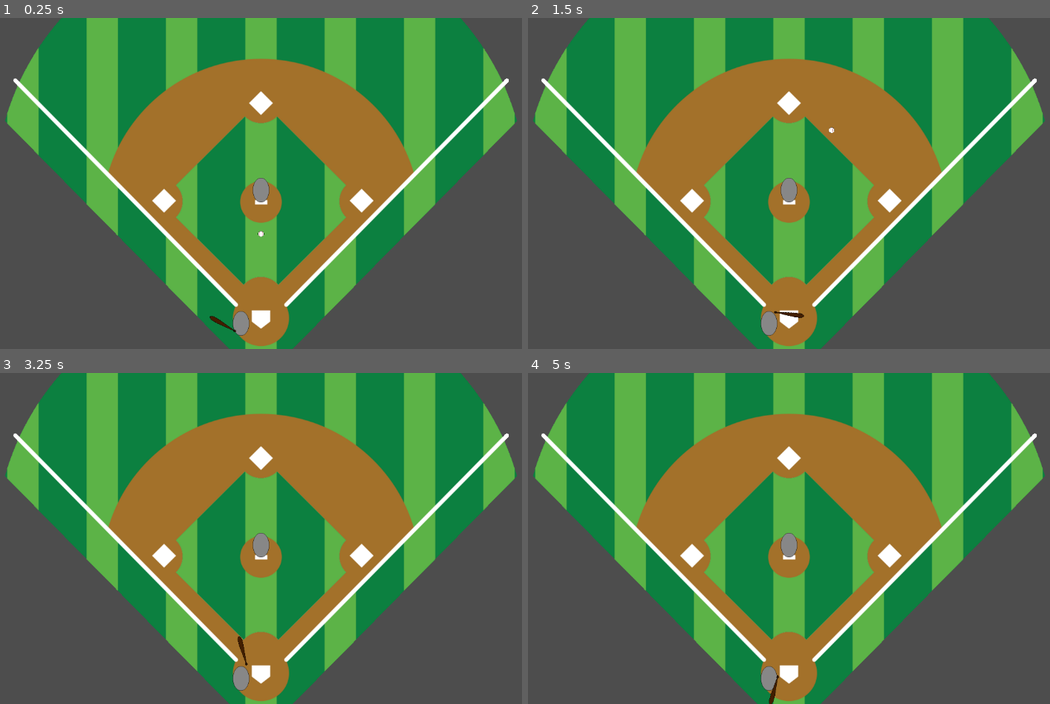
Above: before the commit, frames 1-4 (two rows, left to right).
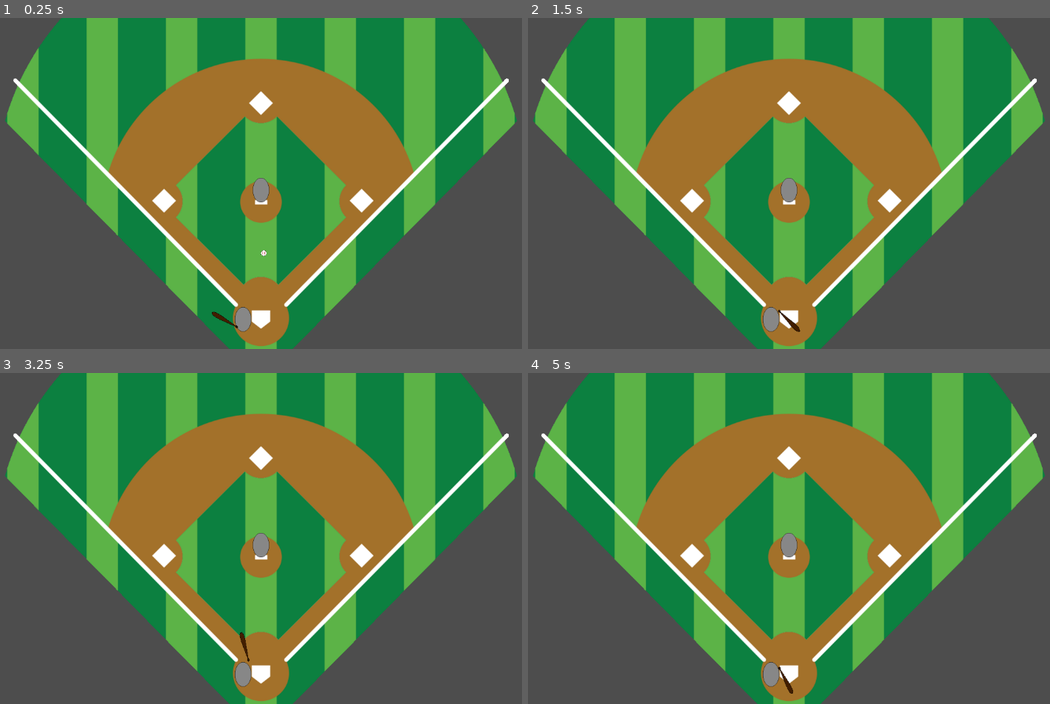
Above: after the commit, the same moments.

Repository: ajn14d/Baseball_Game_Godot
Game: Godot game, scene res://game_scene.tscn
Same seed, same stepped clock (60 frames per second), same inputs: the game is played once before the commit and once after it.
Inputs:
- Up to frame 1 (0.25 s): no input
- Up to frame 2 (1.5 s): tap Enter at 0.5 s; hold Space (swing) 0.53-1.28 s; tap Space (swing) at 1.35 s
- Up to frame 3 (3.25 s): hold Space (swing) 2.03-2.78 s; tap Space (swing) at 2.85 s
- Up to frame 4 (5 s): hold Space (swing) 3.53-4.28 s; tap Enter at 4.25 s; tap Space (swing) at 4.35 s

The runs differ from the first frame. In frame 1, 0.3% of the frame differs, in the area x 40-52%, y 64-96%; in frame 2, 0.2%; in frame 3, 0.2%; in frame 4, 0.2%.

Commit message:
hit velocity and randomized pitch placement

Diff:
--- a/baseball.gd
+++ b/baseball.gd
@@ -6,6 +6,7 @@
 
 var pitch_select = 1
 var ball_speed = 0  # Adjust the speed of the fastball
+var hit_speed = 0
 
 # Called when the node enters the scene tree for the first time.
 func _ready() -> void:
@@ -18,9 +19,10 @@
 
 # Function to throw a fastball straight down
 func pitch_fastball():
-	ball_speed = 400
+	ball_speed = randi_range(300, 600)
 	# Apply a downward impulse to the ball
-	linear_velocity = Vector2(0, ball_speed)  # Apply a straight-down velocity
+	linear_velocity = Vector2(randi_range(-30, 30), ball_speed)  # Apply a random Y velocity
+
 	# Optionally, you can use `apply_impulse()` for more realistic physics
 	# apply_impulse(Vector2.ZERO, Vector2(0, fastball_speed))  # Impulse to go straight down
 
@@ -35,8 +37,10 @@
 		# Create a direction vector based on the angle
 		var direction = Vector2(cos(angle_in_radians), sin(angle_in_radians))
 
+		var hit_speed = ball_speed * 1.1
+
 		# Scale the direction by the desired speed (500 in this case)
-		linear_velocity = direction * 500
+		linear_velocity = direction * hit_speed
 
 		ball_hit = true
 
--- a/batter.gd
+++ b/batter.gd
@@ -6,7 +6,7 @@
 
 var bat_angle = 0
 var swinging := false
-var swing_speed := 0.2  # The speed of the swing (lower value = faster swing)
+var swing_speed := 0.25  # The speed of the swing (lower value = faster swing)
 
 func _input(event):
 	if event.is_action_pressed("swing") and not swinging:
@@ -21,8 +21,8 @@
 	tween.tween_property(bat_pivot, "rotation_degrees", -90, swing_speed)  # Counterclockwise swing (6 to 12)
 
 	# Add wrist movement by slightly rotating the BatSprite and BatArea
-	tween.tween_property(bat_sprite, "rotation_degrees", 75, swing_speed).set_delay(0.02)
-	tween.tween_property(bat_collision, "rotation_degrees", 75, swing_speed).set_delay(0.02)
+	tween.tween_property(bat_sprite, "rotation_degrees", 75, swing_speed).set_delay(0.01)
+	tween.tween_property(bat_collision, "rotation_degrees", 75, swing_speed).set_delay(0.01)
 
 	# Reset rotation after delay
 	tween.tween_property(bat_pivot, "rotation_degrees", 150, swing_speed).set_delay(0.5)  # Reset bat pivot
--- a/game_scene.tscn
+++ b/game_scene.tscn
@@ -14,7 +14,7 @@
 position = Vector2(0, 23)
 
 [node name="Batter" parent="." instance=ExtResource("3_xjn15")]
-position = Vector2(-39, 284)
+position = Vector2(-35, 276)
 
 [node name="Camera2D" type="Camera2D" parent="."]
 position = Vector2(0, 10)
